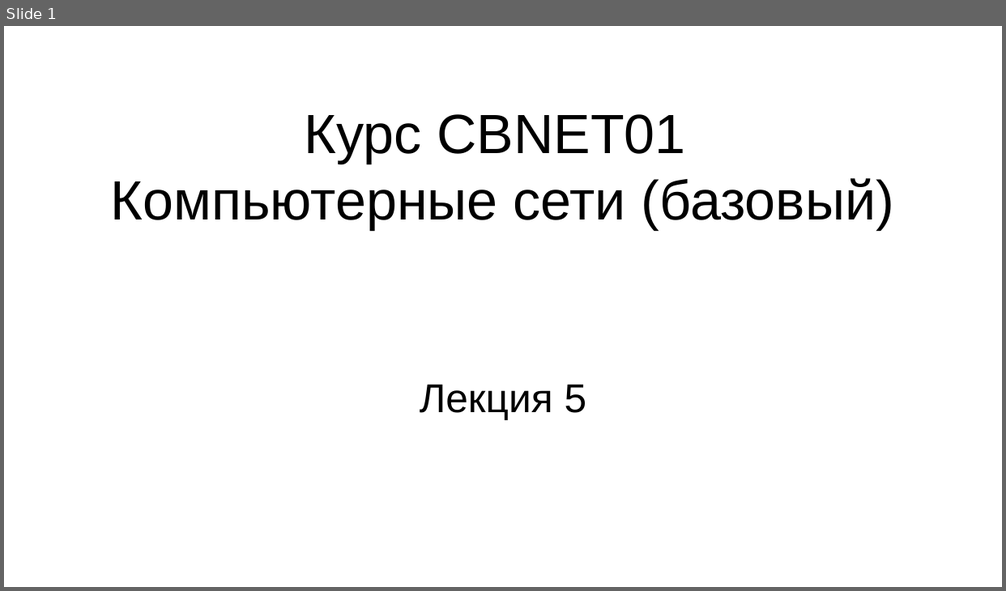
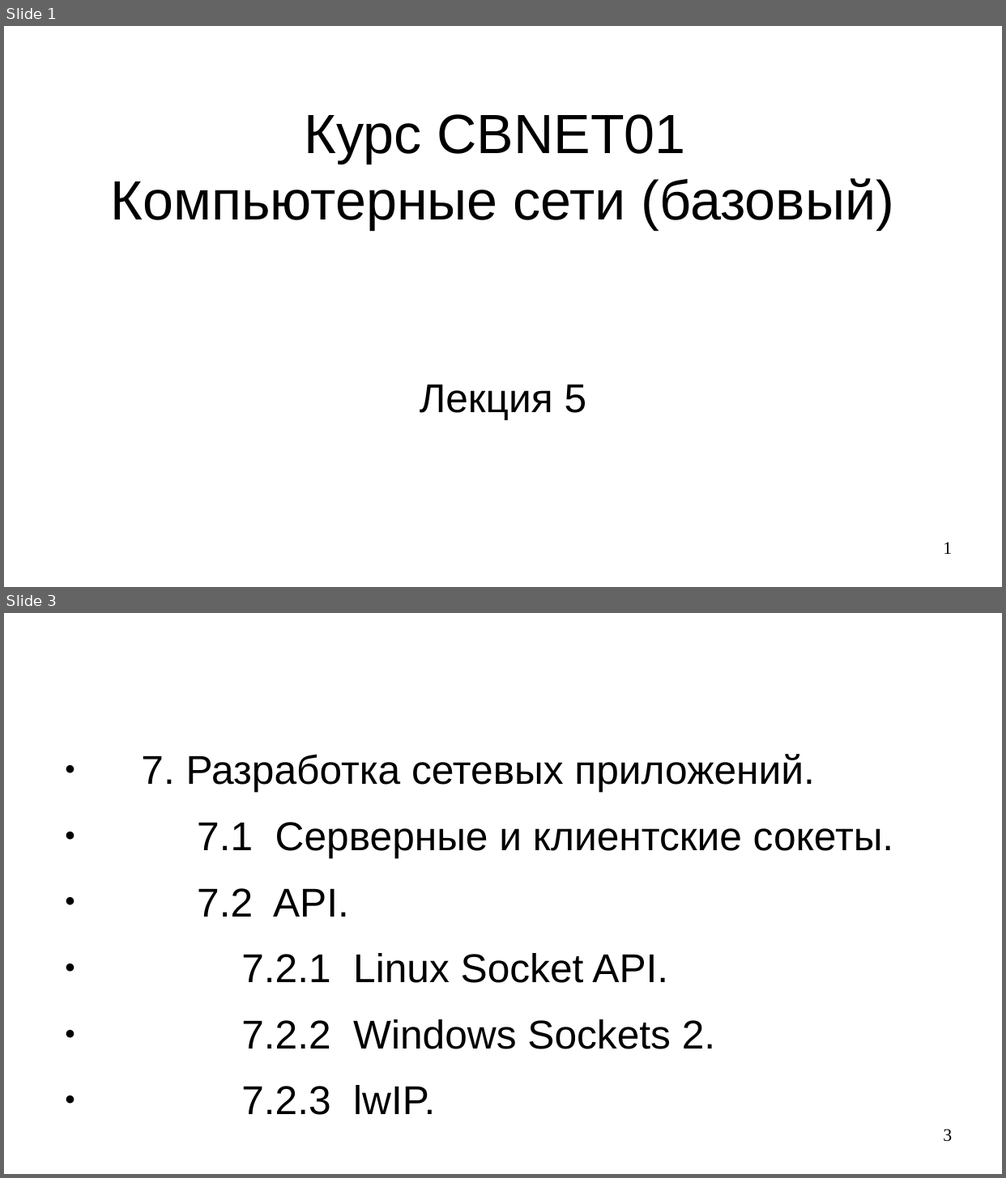
Before and after one commit to steelcraft/stud-lab, a slide deck: Лекции/CBNET01#L5.odp. Shown one above the other, each under a label of ours: slide 1 before the commit, slides 1 and 3 after it; the slides between them are not shown. The pictures are 1006x591 and 1006x1178 pixels, drawn with LibreOffice and Linux fonts; fonts in the diff are those of the drawing. Boxes give left, top, right and bottom in pixels: in the first picture for what was removed or moved away, otherwise in the second. Text is boxed around its words. In the diff, an @@ line names an element or a change of style, - is before the commit and + after.

```diff
--- a/Лекции/CBNET01#L5.odp
+++ b/Лекции/CBNET01#L5.odp
@@ slide 3 added at (4,613,1002,1174), background #FFFFFF @@
@@ text added at (141,754,894,1115), 32 pt, text #000000 @@
+● 7. Разработка сетевых приложений.
+● 7.1 Серверные и клиентские сокеты.
+● 7.2 API.
+● 7.2.1 Linux Socket API.
+● 7.2.2 Windows Sockets 2.
+● 7.2.3 lwIP.
@@ page number added at (943,1129,952,1142), 14 pt, text #000000 @@
+3
@@ slide 1 changed as well @@
@@ page number added at (943,542,952,554), 14 pt, text #000000 @@
+1
```
Also in this commit, not shown: 4 other slides added.
